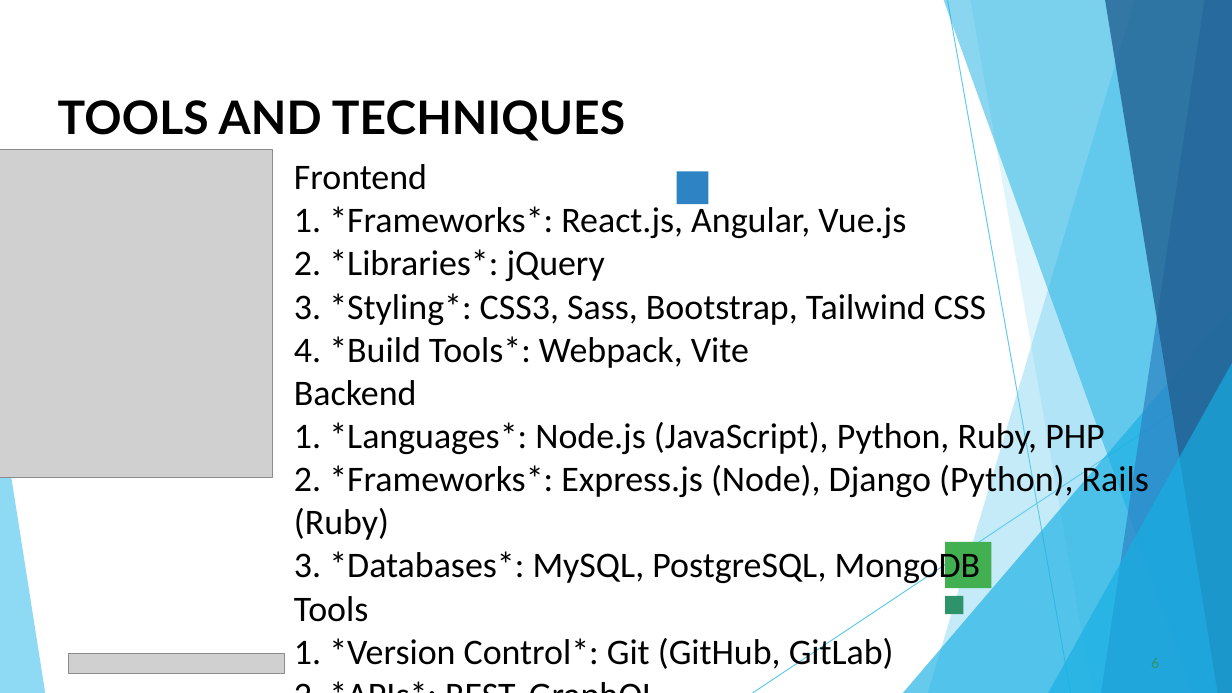
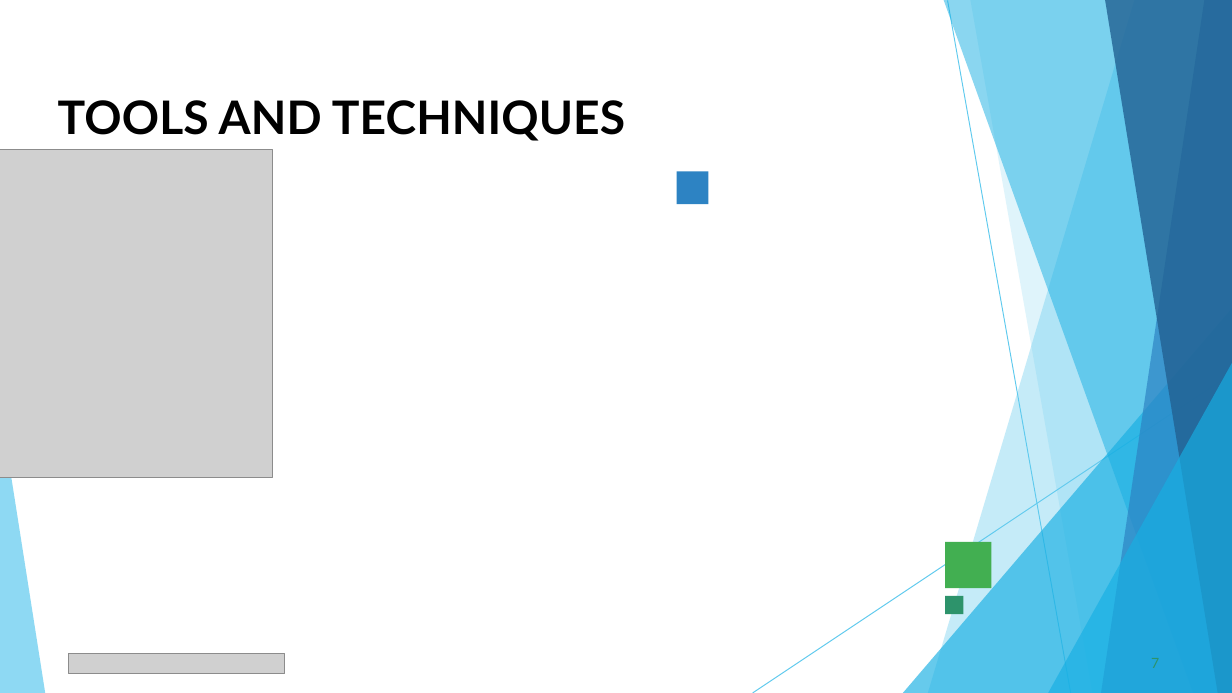
Before and after one commit to bhavani1612007-debug/Bhavani, a slide deck: slide 7 of PPT FWD TNSDC 2025 (2).pptx (slide 6 before the commit). Drawn at 1232x693 pixels with LibreOffice and Linux fonts; fonts in the diff are those of the drawing; grey boxes stand for pictures. Boxes give left, top, right and bottom in pixels: in the first picture for what was removed or moved away, otherwise in the second. Text is boxed around its words. In the diff, an @@ line names an element or a change of style, - is before the commit and + after.

```diff
--- a/PPT FWD TNSDC 2025 (2).pptx
+++ b/PPT FWD TNSDC 2025 (2).pptx
@@ text removed at bbox=[294, 164, 1149, 669] @@
-Frontend
-1. *Frameworks*: React.js, Angular, Vue.js
-2. *Libraries*: jQuery
-3. *Styling*: CSS3, Sass, Bootstrap, Tailwind CSS
-4. *Build Tools*: Webpack, Vite
-Backend
-1. *Languages*: Node.js (JavaScript), Python, Ruby, PHP
-2. *Frameworks*: Express.js (Node), Django (Python), Rails (Ruby)
-3. *Databases*: MySQL, PostgreSQL, MongoDB
-Tools
-1. *Version Control*: Git (GitHub, GitLab)
-2. *APIs*: REST, GraphQL
@@ page number removed at bbox=[1151, 658, 1159, 668] @@
-6
@@ page number added at bbox=[1151, 658, 1159, 668], 11 pt, text #2D936B @@
+7
```
Also in this commit, not shown: 2 other slides changed, 8 slides added, 7 slides removed.
